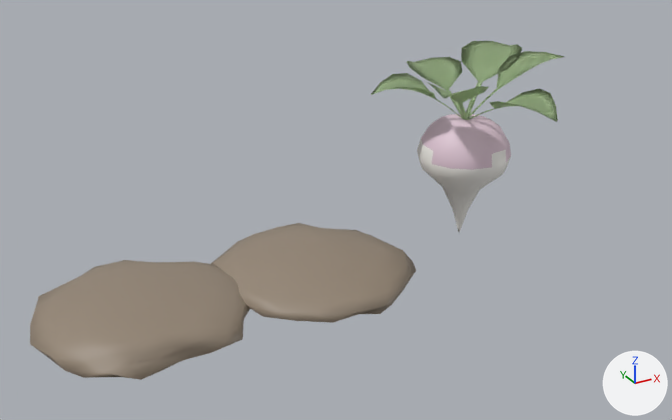
Renders of the Blender file Blender/RainTurnip.blend from each side of a commit.
The view is the same before and after, from a camera (50 mm lens) standing at (-0.569, -2.077, 1.207) and looking at (0.591, 0.033, 0.152). Arrows for +X, +Y and +Z are at lower right; the lights stay in place. The older version comes first.

In view in the first picture: 'RainTurnip_Item', 'RainTurnip_Node_A', 'RainTurnip_Node_B'.
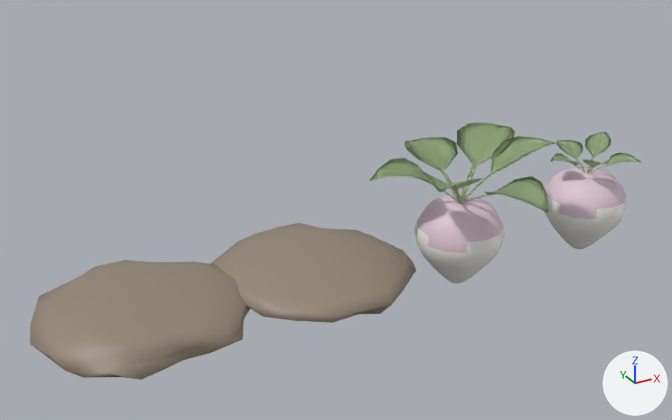
Boxes [x1, y1, x2, y2] around the edits, measured in the pictures (672 x 420 px; the box of a moved part takes in the faces that stretch with it):
'RainTurnip_Item', reshaped, moved (49% narrower, 39% shorter)
    before: [371, 41, 564, 232]
    after: [544, 132, 641, 249]
'RainTurnip_Planted', added
    after: [370, 122, 556, 284]
    faces in mat_rainturnip_leaf (green #b3cb9b): [370, 122, 556, 212]
    faces in mat_rainturnip_top (pale pink #e5cbda): [417, 195, 504, 253]
    faces in mat_rainturnip_root (white #f6f3ef): [414, 222, 505, 284]
part 1 of me_rainturnip_item, moved or reshaped
    before: [427, 82, 488, 120]
    after: [551, 153, 585, 173]
part 2 of me_rainturnip_item, moved or reshaped
    before: [469, 51, 564, 117]
    after: [590, 153, 641, 173]
part 3 of me_rainturnip_item, added (green)
    after: [585, 132, 611, 172]
part 4 of me_rainturnip_item, added
    after: [544, 167, 627, 249]
part 5 of me_rainturnip_item, added
    after: [557, 140, 585, 171]
part 6 of me_rainturnip_item, added
    after: [583, 159, 611, 173]
part 7 of me_rainturnip_item, deleted (green)
    before: [407, 57, 462, 117]
part 8 of me_rainturnip_item, deleted (green)
    before: [461, 41, 522, 119]
part 9 of me_rainturnip_item, deleted (green)
    before: [467, 88, 558, 122]
part 10 of me_rainturnip_item, deleted (green)
    before: [371, 73, 463, 119]
part 11 of me_rainturnip_item, deleted
    before: [417, 114, 511, 232]

Edits to the bpy script that builds the scene:
```text
Change me_rainturnip_item:
    used by ob_rainturnip_item; location = (1.0, 0.0, 0.0)
    remove me_rainturnip_item.from_pydata(...)  # 668 vertices, 668 faces; spans x -0.267..0.262, y -0.305..0.318, z 0.0..0.545
    add me_rainturnip_item.from_pydata(...)  # 606 vertices, 608 faces; spans x -0.145..0.132, y -0.135..0.165, z -0.168..0.204
    me_rainturnip_item part 1: the loose piece of 90 vertices spanning x -0.216..0.006, y -0.192..0.006, z 0.358..0.523 is multiplied about its middle by the matrix ((0.333, 0.366, -0.029), (-0.356, 0.318, 0.003), (0.02, 0.017, 0.493)), then moved by (0.034, 0.101, -0.306)
    me_rainturnip_item part 2: the loose piece of 90 vertices spanning x -0.004..0.262, y -0.132..0.024, z 0.358..0.545 is multiplied about its middle by the matrix ((0.493, 0.223, 0.09), (-0.154, 0.53, -0.079), (-0.119, 0.046, 0.512)), then moved by (-0.069, -0.002, -0.325)
    me_rainturnip_item part 3: the loose piece of 90 vertices spanning x -0.004..0.262, y -0.132..0.024, z 0.358..0.545 is copied, and the copy is multiplied about its middle by the matrix ((0.333, -0.384, 0.001), (0.381, 0.356, 0.001), (0.076, -0.03, 0.462)), then moved by (-0.065, 0.084, -0.3); it spans x -0.002..0.127, y -0.005..0.075, z 0.097..0.204
    me_rainturnip_item part 4: a new loose piece of 156 vertices spanning x -0.134..0.132, y -0.135..0.133, z -0.168..0.106
    me_rainturnip_item part 5: a new loose piece of 90 vertices spanning x -0.039..0.054, y -0.001..0.165, z 0.097..0.17, in mat_rainturnip_leaf (green #b3cb9b)
    me_rainturnip_item part 6: a new loose piece of 90 vertices spanning x -0.077..0.011, y -0.133..0.002, z 0.097..0.19, in mat_rainturnip_leaf (green #b3cb9b)
    me_rainturnip_item part 7: the loose piece of 90 vertices spanning x -0.074..0.102, y -0.002..0.318, z 0.358..0.486 is deleted
    me_rainturnip_item part 8: the loose piece of 90 vertices spanning x -0.005..0.259, y -0.01..0.166, z 0.358..0.543 is deleted
    me_rainturnip_item part 9: the loose piece of 90 vertices spanning x -0.048..0.128, y -0.305..0.003, z 0.358..0.479 is deleted
    me_rainturnip_item part 10: the loose piece of 90 vertices spanning x -0.267..0.003, y -0.026..0.128, z 0.358..0.49 is deleted
    me_rainturnip_item part 11
    128 vertices are removed from x -0.134..0.132, y -0.135..0.133, z 0.0..0.366
    140 faces are deleted
Add me_rainturnip_planted:
    me_rainturnip_planted.from_pydata(...)  # 696 vertices, 696 faces; spans x -0.267..0.262, y -0.305..0.318, z -0.168..0.284
    me_rainturnip_planted.polygons.foreach_set('use_smooth', [True] * 696)
    # faces by material slot: [91, 77, 528]
    me_rainturnip_planted.materials.append(mat_rainturnip_root)  # white #f6f3ef
    me_rainturnip_planted.materials.append(mat_rainturnip_top)  # pale pink #e5cbda
    me_rainturnip_planted.materials.append(mat_rainturnip_leaf)  # green #b3cb9b
Change ob_rainturnip_item:
    ob_rainturnip_item.location: (1.0, 0.0, 0.0) -> (1.5, 0.0, 0.0)
Add ob_rainturnip_planted:
    ob_rainturnip_planted = bpy.data.objects.new('RainTurnip_Planted', me_rainturnip_planted)
    ob_rainturnip_planted.location = (1.0, 0.0, 0.0)
```
